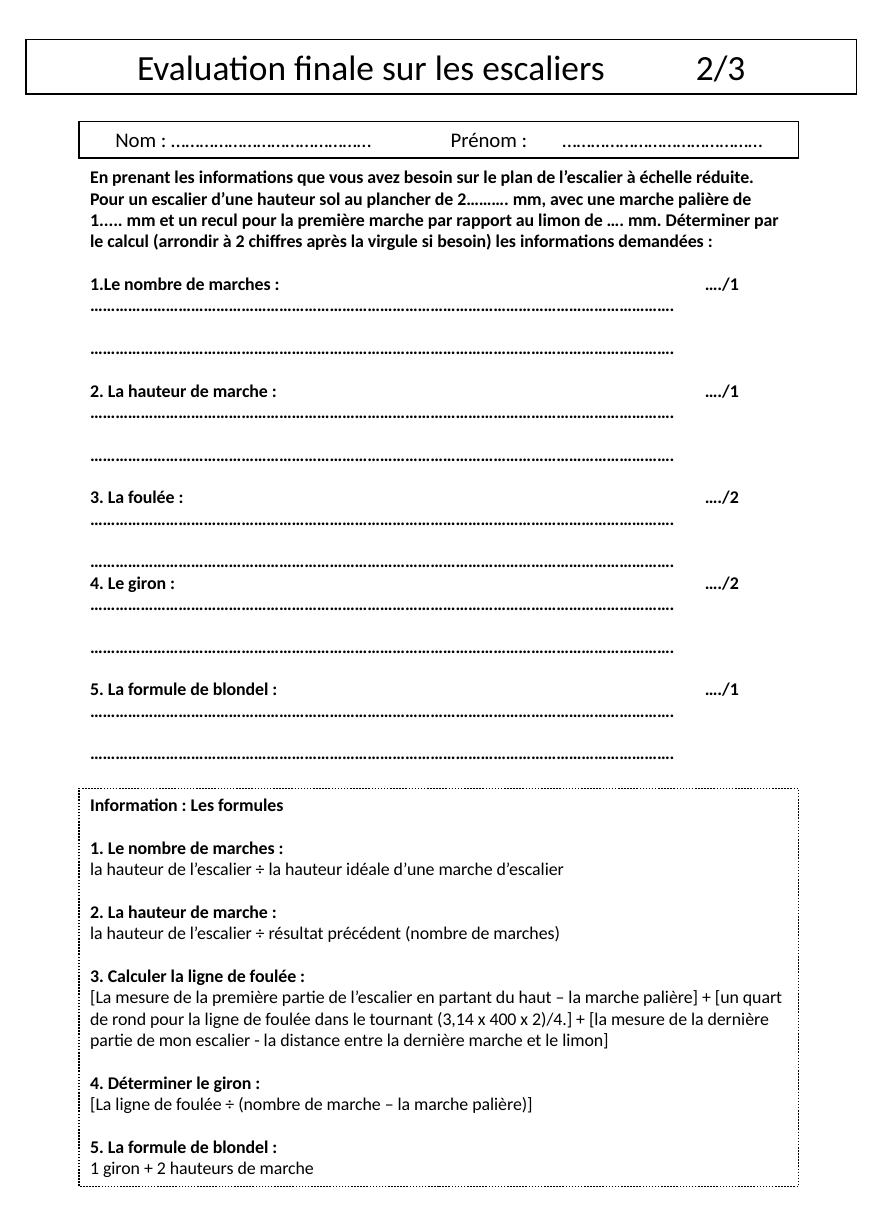
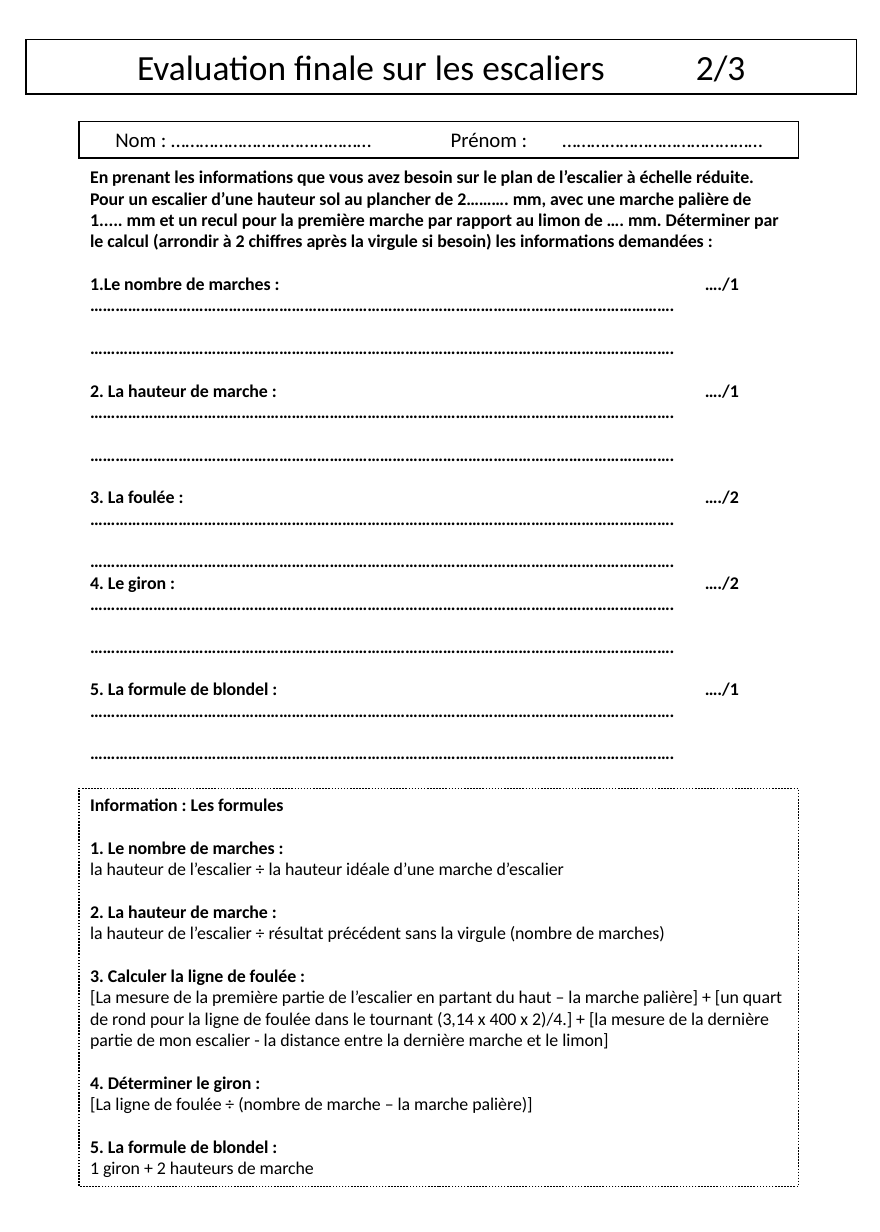
Before and after one commit to kduchevreuil/Cours-Menuiserie, a slide deck: slide 2 of escaliers.pptx (slide 6 before the commit). Drawn at 880x1232 pixels with LibreOffice and Linux fonts; fonts in the diff are those of the drawing. Boxes give left, top, right and bottom in pixels: in the first picture for what was removed or moved away, otherwise in the second. Text is boxed around its words. In the diff, an @@ line names an element or a change of style, - is before the commit and + after.

```diff
--- a/escaliers.pptx
+++ b/escaliers.pptx
@@ text in rectangle at [90,926,664,942]: text changed @@
-la hauteur de l’escalier ÷ résultat précédent (nombre de marches)
+la hauteur de l’escalier ÷ résultat précédent sans la virgule (nombre de marches)
```
Also in this commit, not shown: 4 slides removed, 4 other files.
